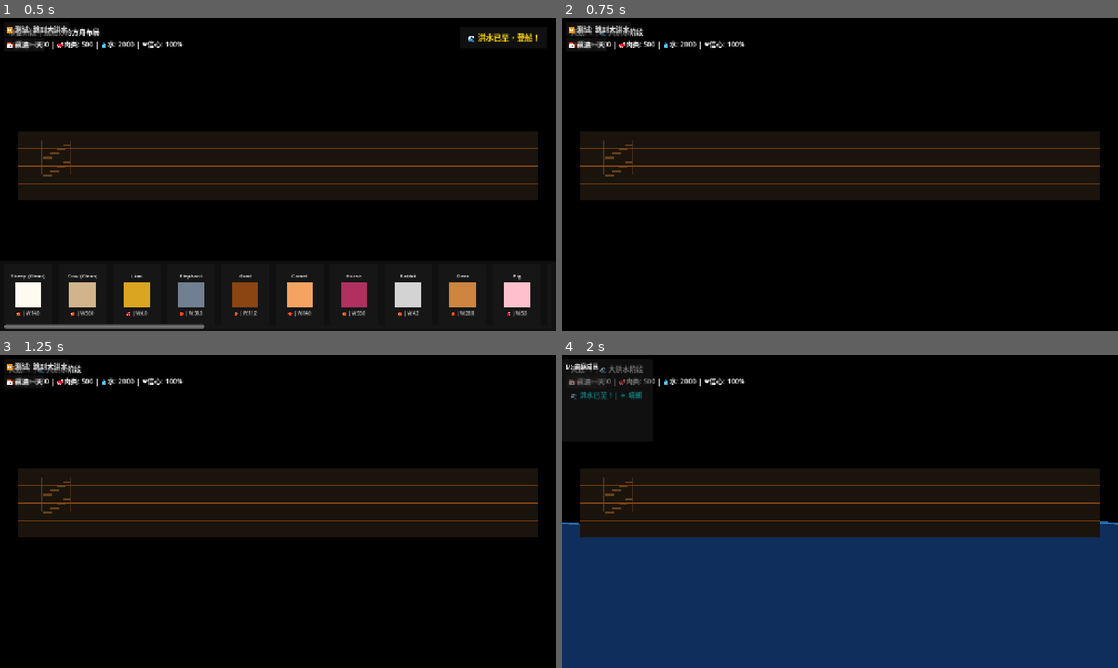
Above: before the commit, frames 1-4 (two rows, left to right).
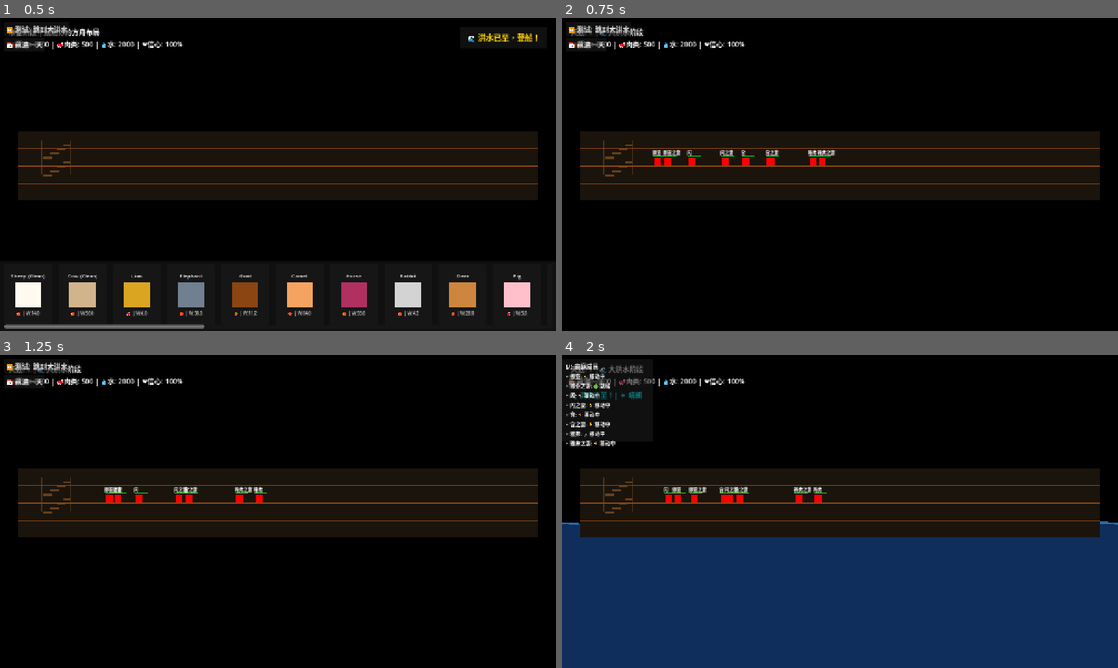
Above: after the commit, the same moments.

Repository: AirtisTech/project_covenant1
Game: Godot game, scene res://scenes/world/ark_scene.tscn
Same seed, same stepped clock (60 frames per second), same inputs: the game is played once before the commit and once after it.
Inputs:
- Up to frame 1 (0.5 s): no input
- Up to frame 2 (0.75 s): click "🌊 洪水已至，登船！" at 0.5 s
- Up to frame 3 (1.25 s): no input
- Up to frame 4 (2 s): click "⏩ 测试: 跳到大洪水" at 1.25 s

Frame 1 is identical in both runs. In frame 2, 0.5% of the frame differs, in the area x 16-50%, y 42-48%; in frame 3, 0.5%; in frame 4, 1.2%, in the area x 0-48%, y 6-48%.

Commit message:
Fix: ensure family boards ark when flood phase starts

Diff:
--- a/scripts/globals/game_manager.gd
+++ b/scripts/globals/game_manager.gd
@@ -35,6 +35,11 @@
 	current_phase = Phase.DELUGE
 	phase_started.emit(current_phase)
 	print("--- 洪水爆发：进入大洪水阶段 ---")
+
+	# 家人登船
+	var fm = get_node_or_null("/root/FamilyManager")
+	if fm and fm.has_method("_spawn_family"):
+		fm._spawn_family()
 
 	# 布局锁定，开启生存循环
 	stats_updated.emit()
--- a/scripts/globals/phase_manager.gd
+++ b/scripts/globals/phase_manager.gd
@@ -98,6 +98,10 @@
 			current_phase = Phase.DELUGE
 			current_day = 1
 			_start_flood()
+			# 确保家人登船
+			var fm = get_node_or_null("/root/FamilyManager")
+			if fm and fm.has_method("_spawn_family"):
+				fm._spawn_family()
 			entered_ark.emit()  # 家人登船
 		Phase.DELUGE:
 			current_phase = Phase.DRIFT
